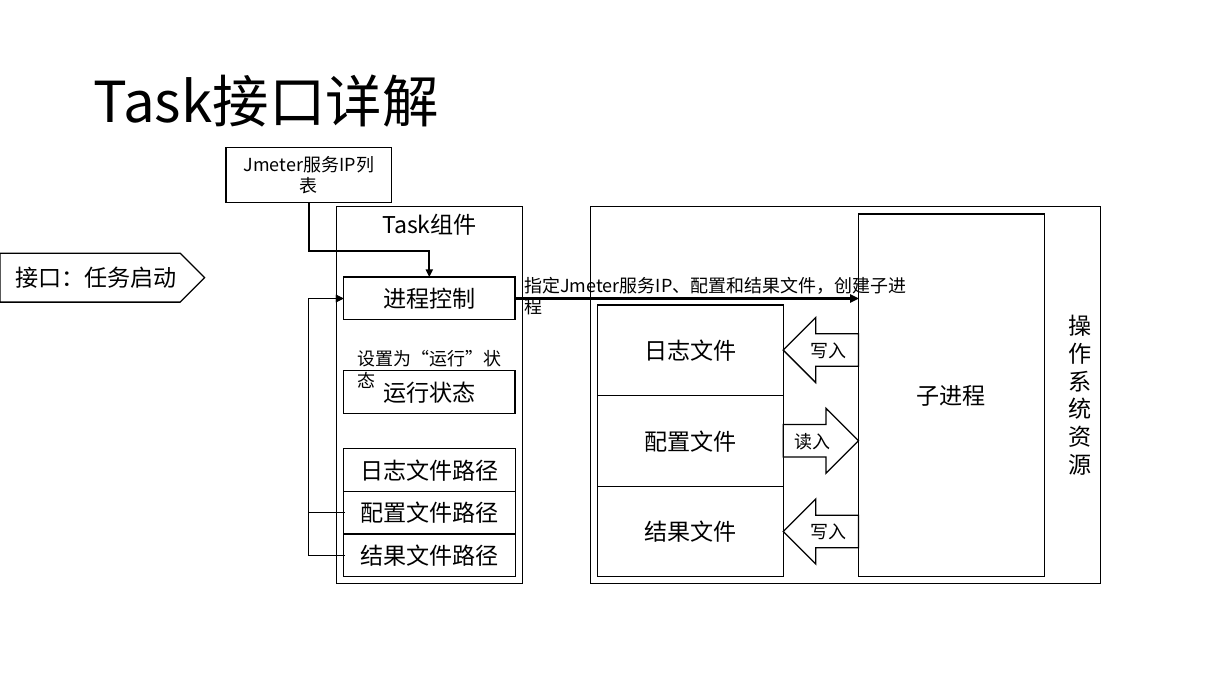
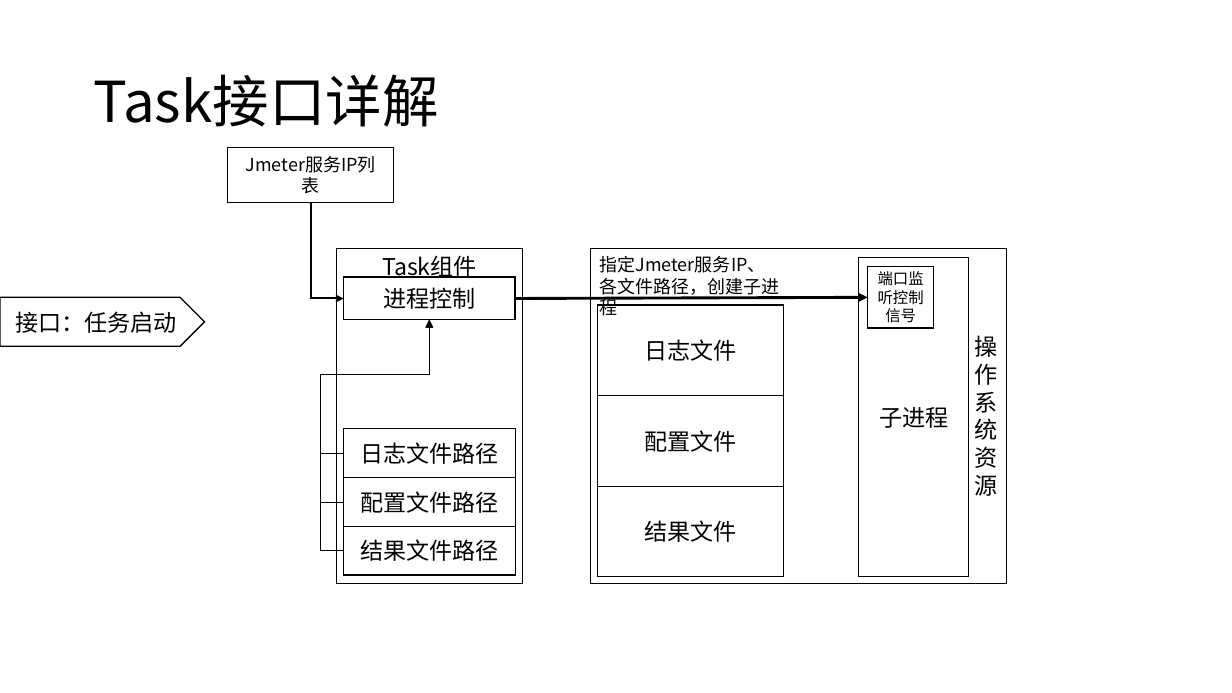
Before and after one commit to WuXiSTC/PressureMeter, a slide deck: slide 15 of 设计图.pptx. Drawn at 1232x693 pixels with LibreOffice and Linux fonts; fonts in the diff are those of the drawing. Boxes give left, top, right and bottom in pixels: in the first picture for what was removed or moved away, otherwise in the second. Text is boxed around its words. In the diff, an @@ line names an element or a change of style, - is before the commit and + after.

```diff
--- a/设计图.pptx
+++ b/设计图.pptx
@@ elbow arrow moved from (309, 202) - (430, 277) to (311, 202) - (344, 299) @@
@@ rectangle "Task组件": place and size @@
-rectangle "Task组件" at bbox=[336, 206, 522, 583]
+rectangle "Task组件" at bbox=[336, 249, 522, 584]
@@ rectangle "操": place and size @@
-rectangle "操" at bbox=[591, 206, 1101, 583]
+rectangle "操" at bbox=[591, 249, 1006, 584]
@@ text at bbox=[599, 256, 779, 298]: text changed @@
-指定Jmeter服务IP、配置和结果文件，创建子进程
+指定Jmeter服务IP、各文件路径，创建子进程
@@ rectangle "子进程": place and size @@
-rectangle "子进程" at bbox=[859, 213, 1044, 577]
+rectangle "子进程" at bbox=[859, 258, 969, 577]
@@ rectangle added at bbox=[868, 267, 934, 328], fill #FFFFFF, outline #000000 1 pt, 12 pt, text #000000 @@
+端口监听控制信号
@@ pentagon arrow "接口：任务启动": place and size @@
-pentagon arrow "接口：任务启动" at bbox=[0, 253, 204, 302]
+pentagon arrow "接口：任务启动" at bbox=[0, 298, 204, 347]
@@ arrow moved from (515, 299) - (859, 299) to (515, 299) - (868, 298) @@
@@ elbow arrow moved from (345, 555) - (344, 299) to (344, 551) - (430, 320) @@
@@ elbow arrow moved from (345, 513) - (344, 299) to (344, 502) - (430, 320) @@
@@ elbow arrow added from (344, 453) to (430, 320), #000000 0.5 pt @@
@@ left arrow removed at bbox=[784, 318, 859, 383] @@
-写入
@@ text removed at bbox=[357, 350, 501, 388] @@
-设置为“运行”状态
@@ rectangle removed at bbox=[344, 371, 516, 413] @@
-运行状态
@@ right arrow removed at bbox=[784, 409, 859, 473] @@
-读入
@@ rectangle "日志文件路径": place and size @@
-rectangle "日志文件路径" at bbox=[344, 448, 516, 491]
+rectangle "日志文件路径" at bbox=[344, 429, 516, 478]
@@ rectangle "配置文件路径": place and size @@
-rectangle "配置文件路径" at bbox=[344, 492, 516, 534]
+rectangle "配置文件路径" at bbox=[344, 478, 516, 527]
@@ left arrow removed at bbox=[784, 499, 859, 564] @@
-写入
@@ rectangle "结果文件路径": place and size @@
-rectangle "结果文件路径" at bbox=[344, 534, 516, 577]
+rectangle "结果文件路径" at bbox=[344, 527, 516, 576]
```
Also in this commit, not shown: 5 other slides changed, 1 slide removed, 1 other file.
